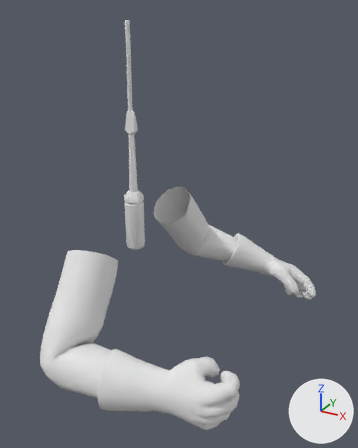
One commit to the Blender file Items.blend: the scene before it, then after it.
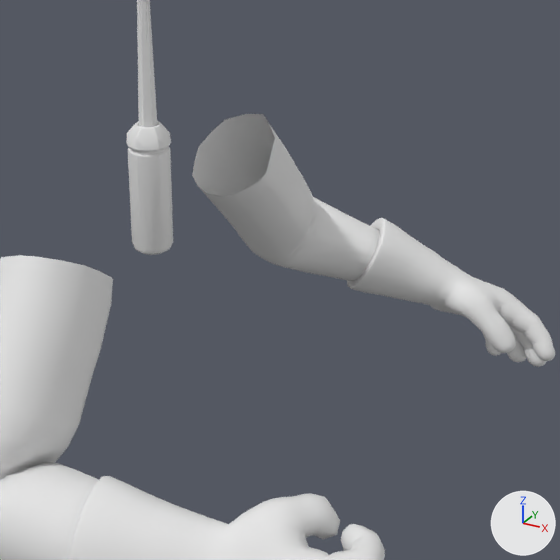
There are two pictures of each version: one whole from a 50 mm camera at (0.648, -0.949, 0.489) aimed at (0.085, 0.075, -0.023), one close up on the part from 19% to 89% of the width and 30% to 86% of the height. Arrows for +X, +Y and +Z are at lower right; the lights stay in place. The older version's two pictures come first.

Names of what the first close-up shows: 'Cylinder', 'Manny.006' and 1 more.
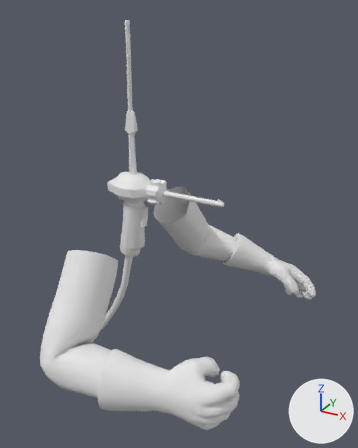
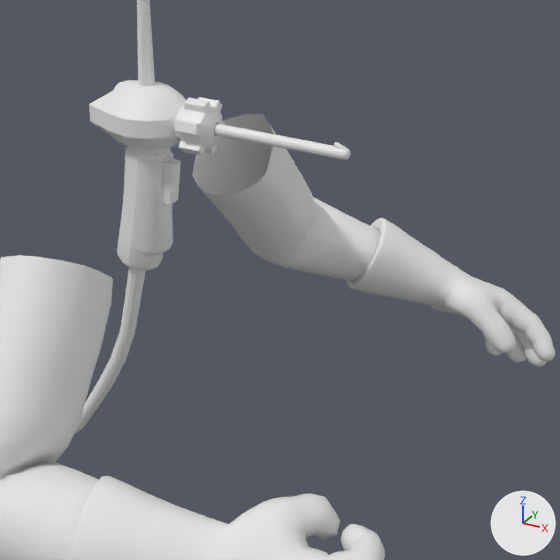
The change, as a diff of the scene's bpy script:
```diff
--- a/Items.blend.py
+++ b/Items.blend.py
@@ me_cylinder_002 @@
+me_cylinder_002.from_pydata(...)  # 575 vertices, 560 faces; spans x -0.3..0.24, y -0.044..0.044, z -0.47..0.121
+me_cylinder_002.polygons.foreach_set('use_smooth', [True] * 560)
@@ ob_screwdriver_001 @@
+ob_screwdriver_001 = bpy.data.objects.new('Screwdriver.001', me_cylinder_002)
+ob_screwdriver_001.location = (0.0, 0.0, 0.0)
+_m = ob_screwdriver_001.modifiers.new('Bevel', 'BEVEL')
+_m.width = 0.01
+_m.width_pct = 0.01
+_m.segments = 2
```

What differs and where, as boxes [x1, y1, x2, y2] in the close-ups (560 x 560 px):
'Screwdriver.001', added: after [75, 80, 351, 434]
